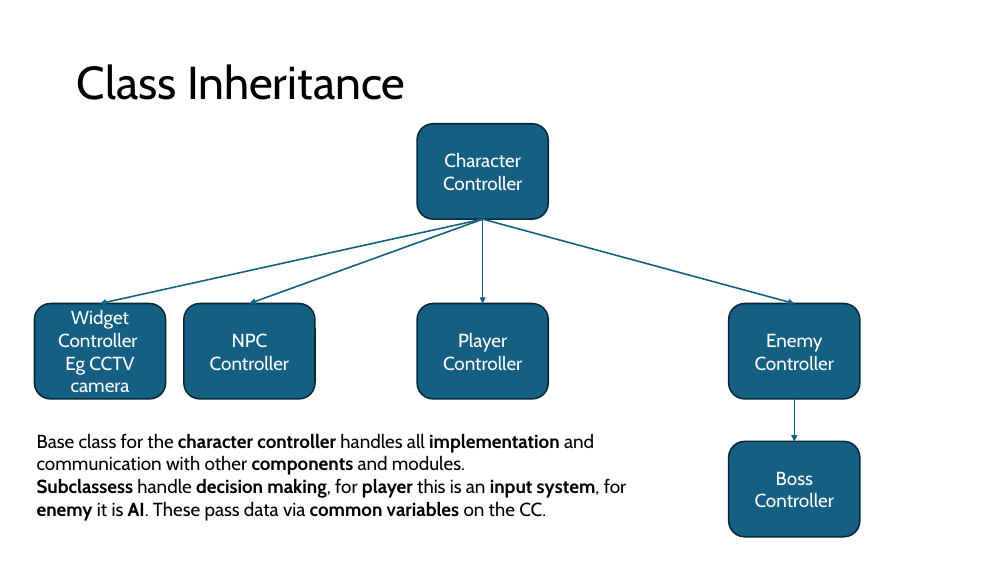
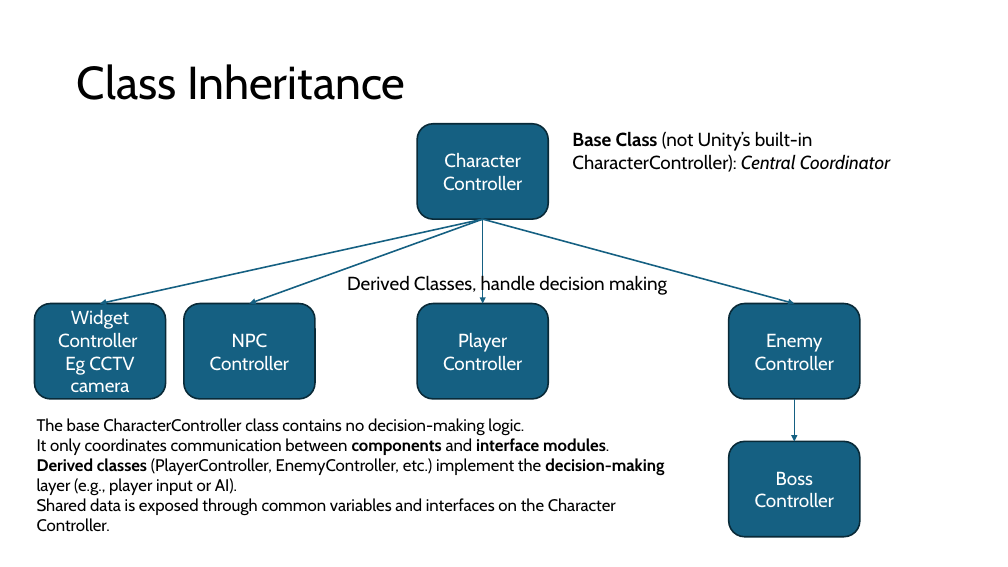
Before and after one commit to bigmonmulgrew/BigMonD_DemoKit, a slide deck: slide 3 of Documentation/Character Controller Architecture.pptx. Drawn at 1008x567 pixels with LibreOffice and Linux fonts; fonts in the diff are those of the drawing. Boxes give left, top, right and bottom in pixels: in the first picture for what was removed or moved away, otherwise in the second. Text is boxed around its words. In the diff, an @@ line names an element or a change of style, - is before the commit and + after.

```diff
--- a/Documentation/Character Controller Architecture.pptx
+++ b/Documentation/Character Controller Architecture.pptx
@@ text added at bbox=[572, 131, 890, 172], 18 pt, text #000000 @@
+Base Class (not Unity’s built-in CharacterController): Central Coordinator
@@ text added at bbox=[347, 275, 667, 296], 18 pt, text #000000 @@
+Derived Classes, handle decision making
@@ text at bbox=[37, 418, 664, 532]: text changed; size 18 to 16 pt @@
-Base class for the character controller handles all implementation and communication with other components and modules.
-Subclassess handle decision making, for player this is an input system, for enemy it is AI. These pass data via common variables on the CC.
+The base CharacterController class contains no decision-making logic.
+It only coordinates communication between components and interface modules.
+Derived classes (PlayerController, EnemyController, etc.) implement the decision-making layer (e.g., player input or AI).
+Shared data is exposed through common variables and interfaces on the Character Controller.
```
Also in this commit, not shown: 4 other slides changed.
